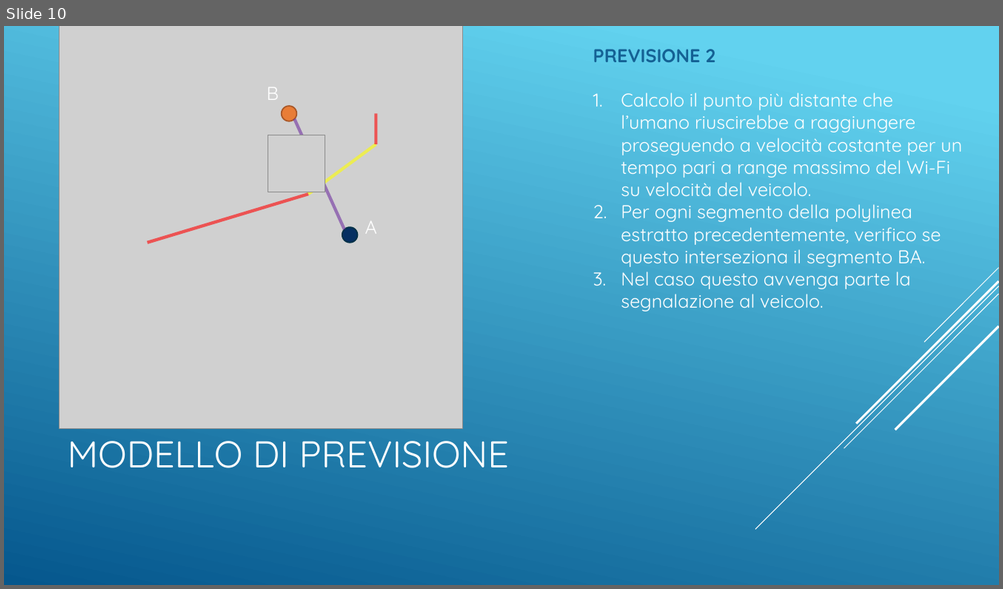
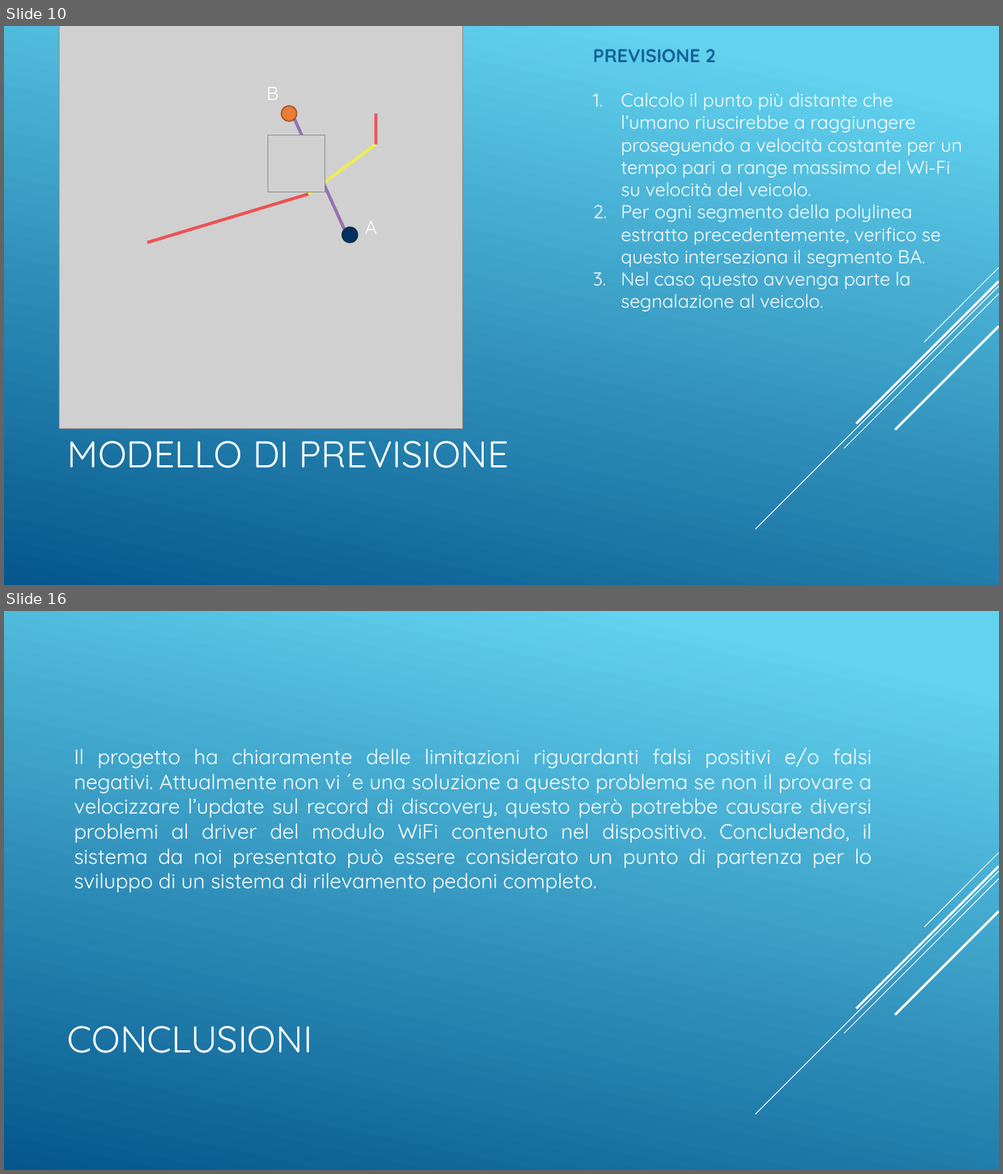
Before and after one commit to Siber93/CarAlertSystem, a slide deck: doc/Vehicles_VS_Humans.pptx. Shown one above the other, each under a label of ours: slide 10 before the commit, slides 10 and 16 after it; the slides between them are not shown. The pictures are 1003x589 and 1003x1174 pixels, drawn with LibreOffice and Linux fonts; fonts in the diff are those of the drawing; grey boxes stand for pictures. Boxes give left, top, right and bottom in pixels: in the first picture for what was removed or moved away, otherwise in the second. Text is boxed around its words. In the diff, an @@ line names an element or a change of style, - is before the commit and + after.

Commit message:
Sistemati pdf e pptx
Inseriti valori della tabella e caricato ultimo pptx

```diff
--- a/doc/Vehicles_VS_Humans.pptx
+++ b/doc/Vehicles_VS_Humans.pptx
@@ slide 16 added at [4, 611, 999, 1170], background gradient #62D2EF to #05578D; not listed: 5 template elements that a slide beside it also shows @@
@@ text added at [74, 748, 871, 893], 20 pt, text #FFFFFF @@
+Il progetto ha chiaramente delle limitazioni riguardanti falsi positivi e/o falsi negativi. Attualmente non vi ´e una soluzione a questo problema se non il provare a velocizzare l’update sul record di discovery, questo però potrebbe causare diversi problemi al driver del modulo WiFi contenuto nel dispositivo. Concludendo, il sistema da noi presentato può essere considerato un punto di partenza per lo sviluppo di un sistema di rilevamento pedoni completo.
@@ title added at [68, 1026, 313, 1054], 36 pt, text #FFFFFF @@
+CONCLUSIONI
```
Also in this commit, not shown: 5 slides changed, 2 slides removed, 1 other file.
